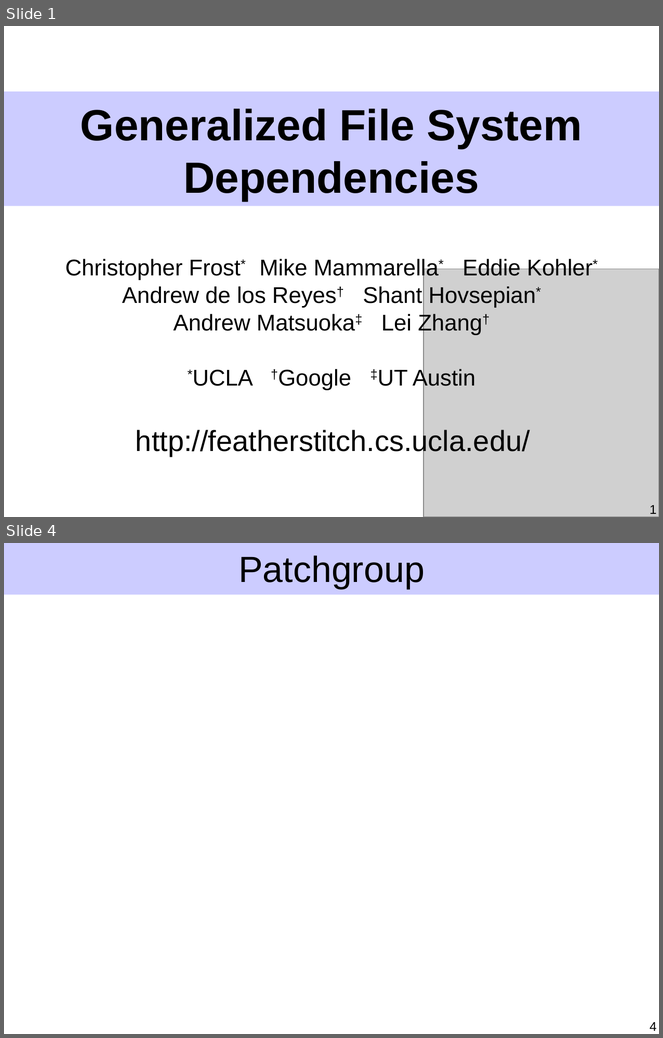
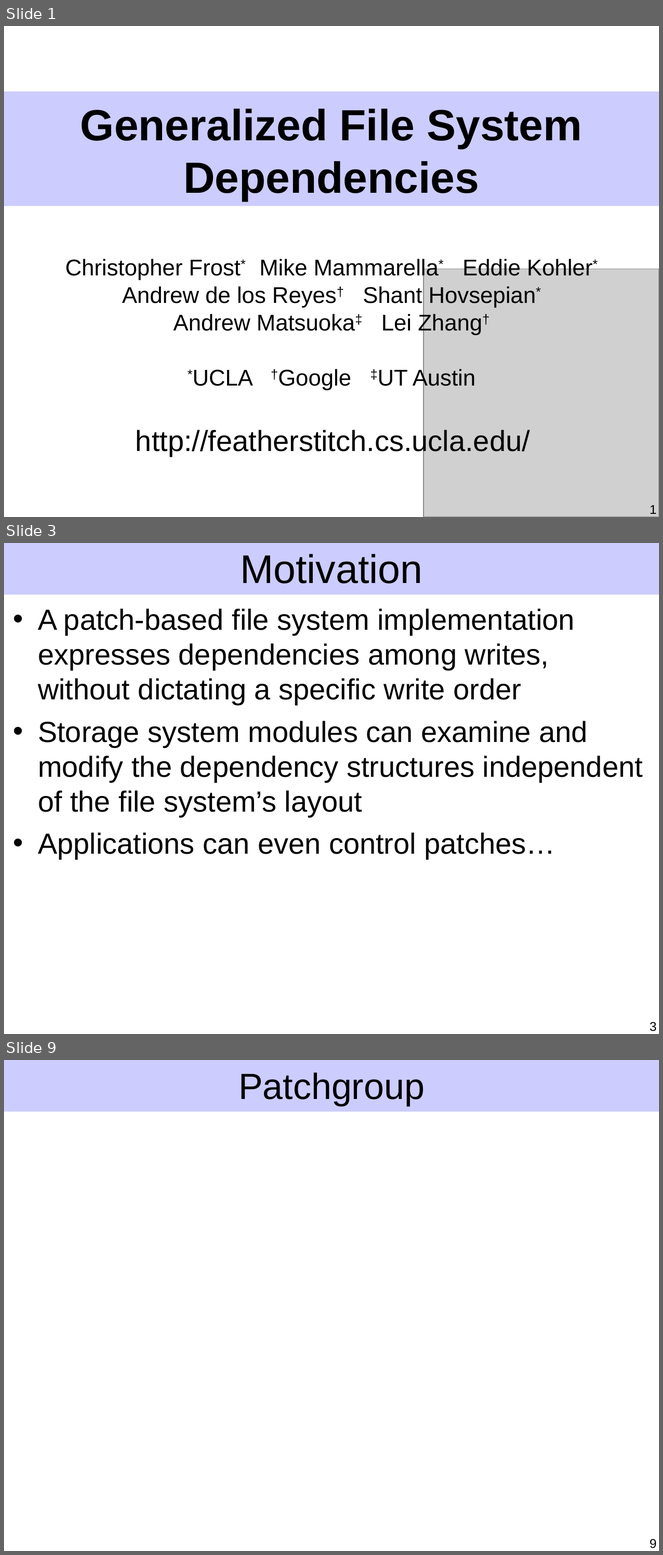
Before and after one commit to ucla-readable/fstitch-doc, a slide deck: sosp/pres.ppt. Shown one above the other, each under a label of ours: slides 1 and 4 before the commit, slides 1, 3 and 9 after it; the slides between them are not shown. The pictures are 663x1038 and 663x1555 pixels, drawn with LibreOffice and Linux fonts; fonts in the diff are those of the drawing; grey boxes stand for pictures. Boxes give left, top, right and bottom in pixels: in the first picture for what was removed or moved away, otherwise in the second. Text is boxed around its words. In the diff, an @@ line names an element or a change of style, - is before the commit and + after.

```diff
--- a/sosp/pres.ppt
+++ b/sosp/pres.ppt
@@ slide 3 added at <box>4,543,659,1034</box>, background #FFFFFF; not listed: 1 template element that a slide beside it also shows @@
@@ title added at <box>240,554,423,584</box>, 44 pt, text #000000 @@
+Motivation
@@ text added at <box>38,609,643,860</box>, 32 pt, text #000000 @@
+• A patch-based file system implementation expresses dependencies among writes, without dictating a specific write order
+• Storage system modules can examine and modify the dependency structures independent of the file system’s layout
+• Applications can even control patches…
@@ page number added at <box>650,1022,657,1032</box>, 14 pt, text #000000 @@
+3
@@ what was slide 4 is now slide 9 @@
@@ page number at <box>650,1539,657,1549</box>: text changed @@
-4
+9
```
Also in this commit, not shown: 3 slides changed, 6 other slides added, 2 slides removed.
